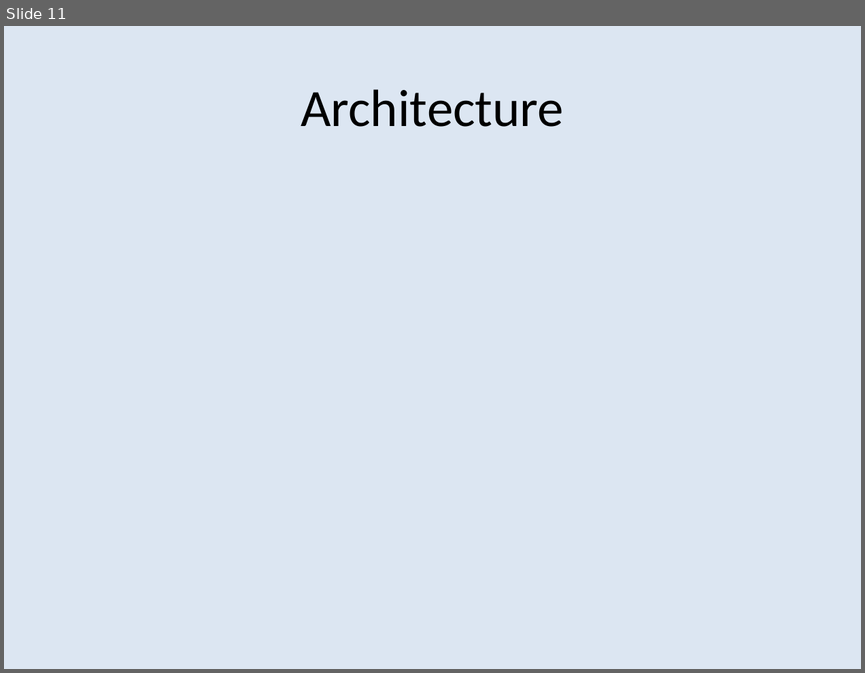
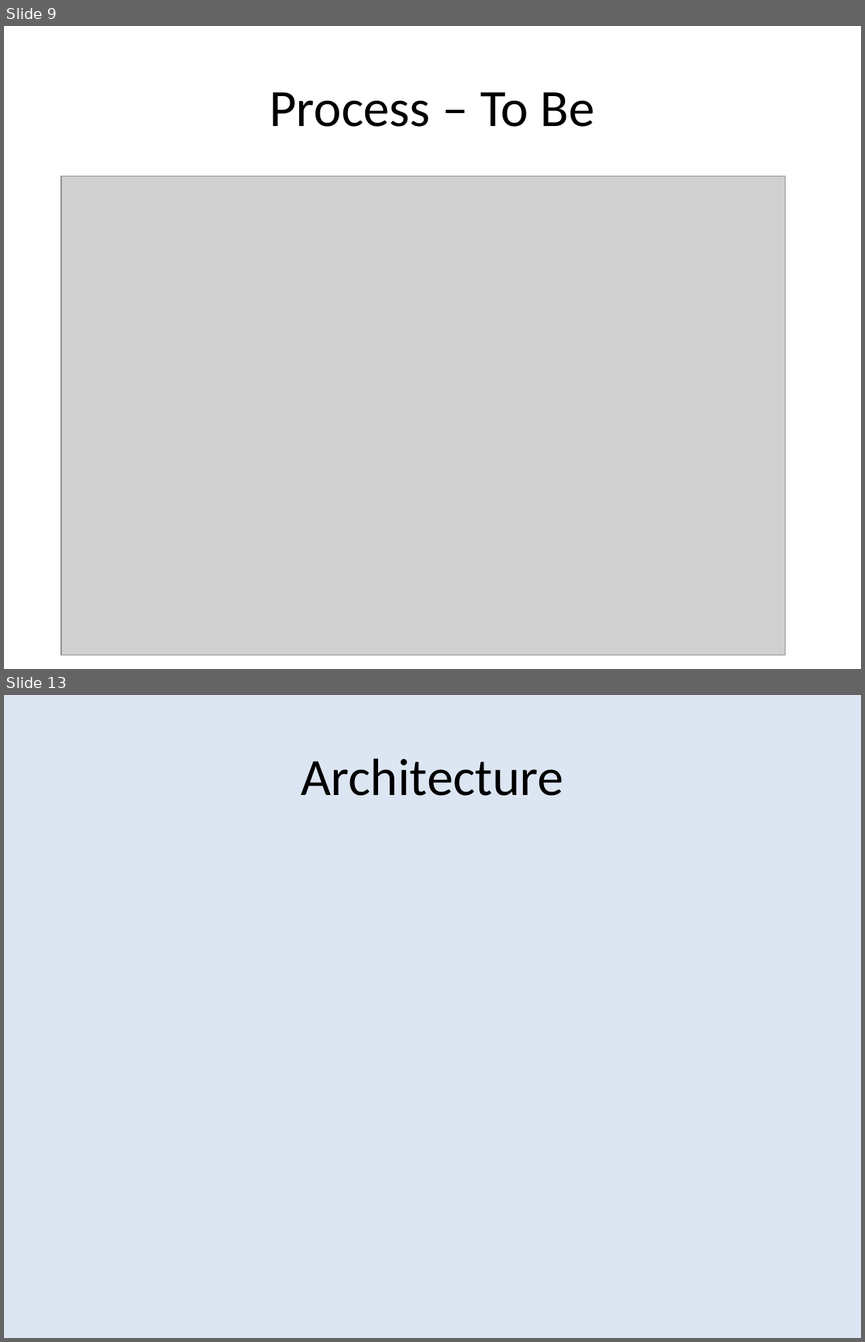
Before and after one commit to perlovdinger/testManagement, a slide deck: 5_Architecture/Architecture_And_More.pptx. Shown one above the other, each under a label of ours: slide 11 before the commit, slides 9 and 13 after it; the slides between them are not shown. The pictures are 865x673 and 865x1342 pixels, drawn with LibreOffice and Linux fonts; fonts in the diff are those of the drawing; grey boxes stand for pictures. Boxes give left, top, right and bottom in pixels: in the first picture for what was removed or moved away, otherwise in the second. Text is boxed around its words. In the diff, an @@ line names an element or a change of style, - is before the commit and + after.

```diff
--- a/5_Architecture/Architecture_And_More.pptx
+++ b/5_Architecture/Architecture_And_More.pptx
@@ slide 9 added at [4,26,861,669], background #FFFFFF @@
@@ title added at [269,92,595,127], 44 pt, text #000000 @@
+Process – To Be
@@ picture added at [61,176,785,655] @@
@@ what was slide 11 is now slide 13 @@
```
Also in this commit, not shown: 3 slides changed, 8 other slides added, 4 slides removed, 21 other files.
